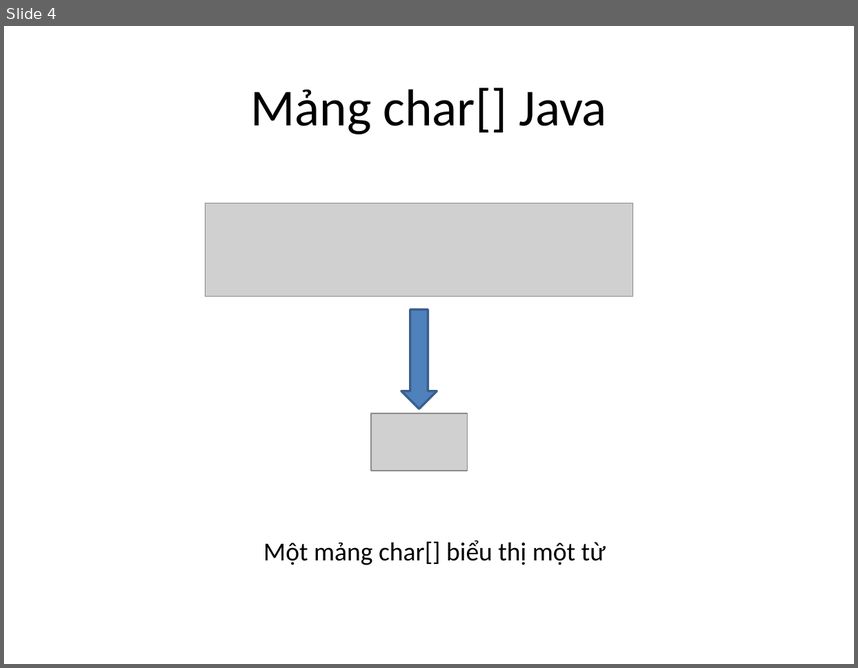
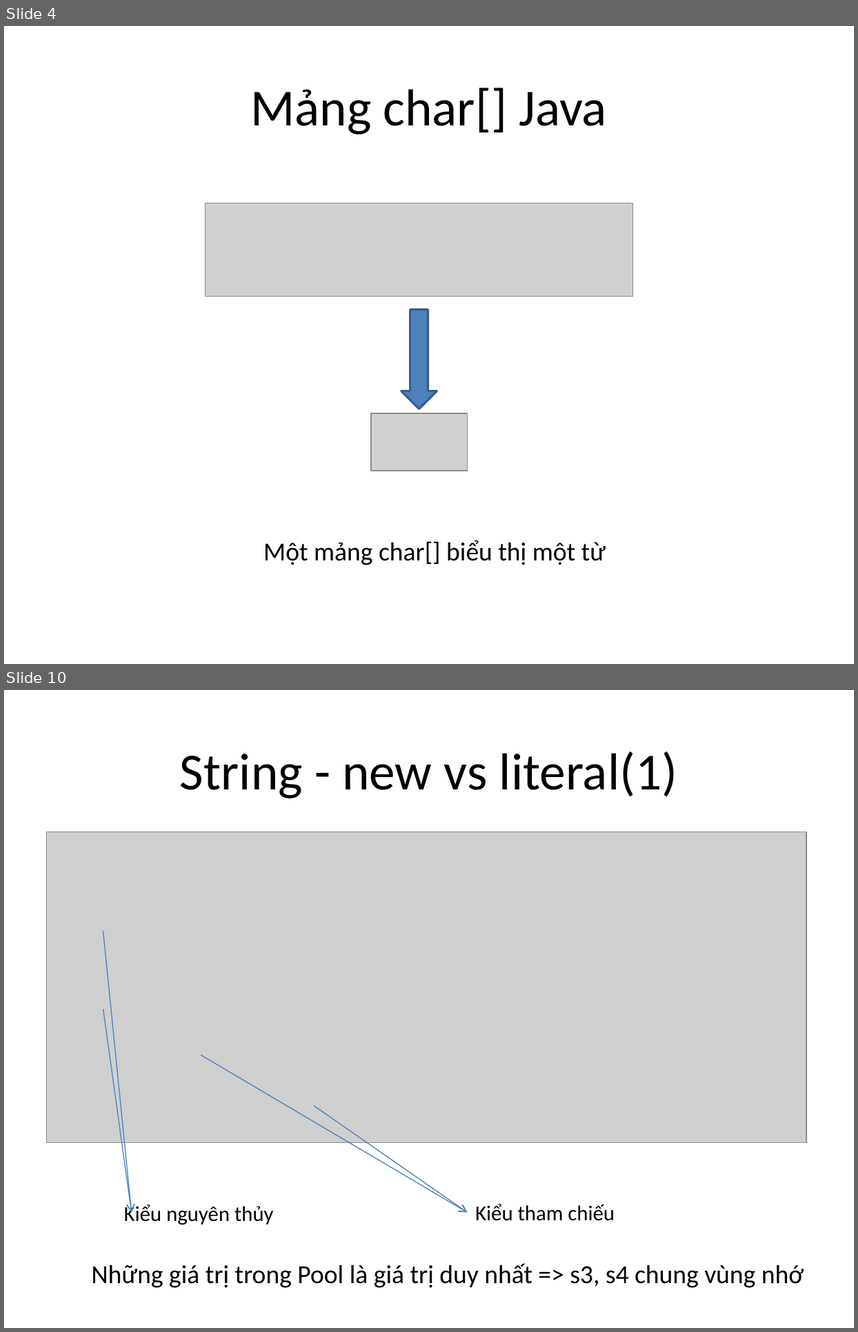
Before and after one commit to phithanh97cs/T3H, a slide deck: 3. Back-end/1. JavaCore/5. String, String Builder, String Buffer.pptx. Shown one above the other, each under a label of ours: slide 4 before the commit, slides 4 and 10 after it; the slides between them are not shown. The pictures are 858x668 and 858x1332 pixels, drawn with LibreOffice and Linux fonts; fonts in the diff are those of the drawing; grey boxes stand for pictures. Boxes give left, top, right and bottom in pixels: in the first picture for what was removed or moved away, otherwise in the second. Text is boxed around its words. In the diff, an @@ line names an element or a change of style, - is before the commit and + after.

```diff
--- a/3. Back-end/1. JavaCore/5. String, String Builder, String Buffer.pptx
+++ b/3. Back-end/1. JavaCore/5. String, String Builder, String Buffer.pptx
@@ slide 10 added at <box>4,690,854,1328</box>, background #FFFFFF @@
@@ title added at <box>180,751,677,798</box>, 44 pt, text #000000 @@
+String - new vs literal(1)
@@ picture added at <box>47,832,806,1142</box> @@
@@ arrow added from (103, 931) to (132, 1212), #4B7EBC 0.75 pt @@
@@ arrow added from (103, 1009) to (132, 1212), #4B7EBC 0.75 pt @@
@@ arrow added from (201, 1055) to (467, 1212), #4B7EBC 0.75 pt @@
@@ arrow added from (314, 1105) to (467, 1212), #4B7EBC 0.75 pt @@
@@ text added at <box>124,1203,274,1225</box>, 18 pt, text #000000 @@
+Kiểu nguyên thủy
@@ text added at <box>475,1203,615,1221</box>, 18 pt, text #000000 @@
+Kiểu tham chiếu
@@ text added at <box>92,1263,804,1288</box>, 22 pt, text #000000 @@
+Những giá trị trong Pool là giá trị duy nhất => s3, s4 chung vùng nhớ
```
Also in this commit, not shown: 5 slides changed, 14 other slides added.
